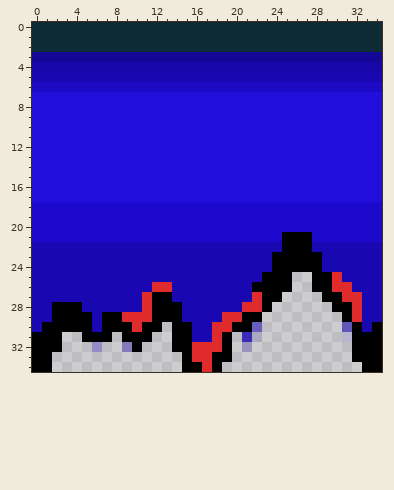
Two versions of one pixel-art sprite, Sd card/tile2.png. This is how it looked before the edit.
The file is 35x35 pixels. Pixels under 10% opacity are left out. Colours within 5 levels of each other are drawn and written as one.
After:
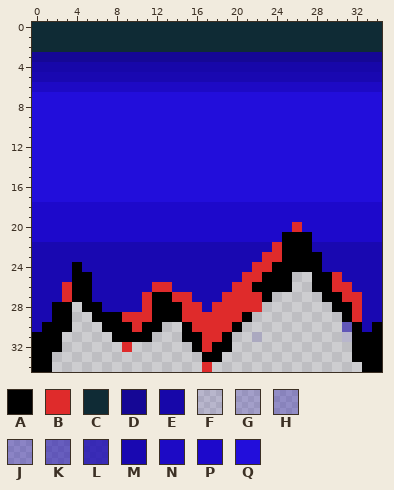
Palette (. is transparent): A #000000  B #df2b2b  C #0f2b35  D #150795  E #1707a9  F #1908b11e  G #1908b13b  H #1908b153  J #1908b15e  K #1908b190  L #1908b1d0  M #1908b1  N #1d0ac5  P #1d09cb  Q #220edb
Changes in this commit:
Changed rows in their new state; - is an unchanged pixel.
first column x 3:
20 -----------------------B
22 ---------------------B--
23 --------------------BB--
24 -A-----------------BB---
25 -AA---------------BB----
26 BAA--------------BB-----
27 BAA--------BB---BBB--.--
28 -.AA--------BB-BBB--.---
29 -..A--------BBBB---.----
30 -...-------.-BB---..----
31 --...A-----.-AB---.-----
32 ---.--B.---..A-A--.-----
33 ------------..A-.-------
34 ------------..-.--------
Changed places in both pictures, as pixel boxes (x1, y1, x2, y2):
changed: (62, 222, 302, 372)
